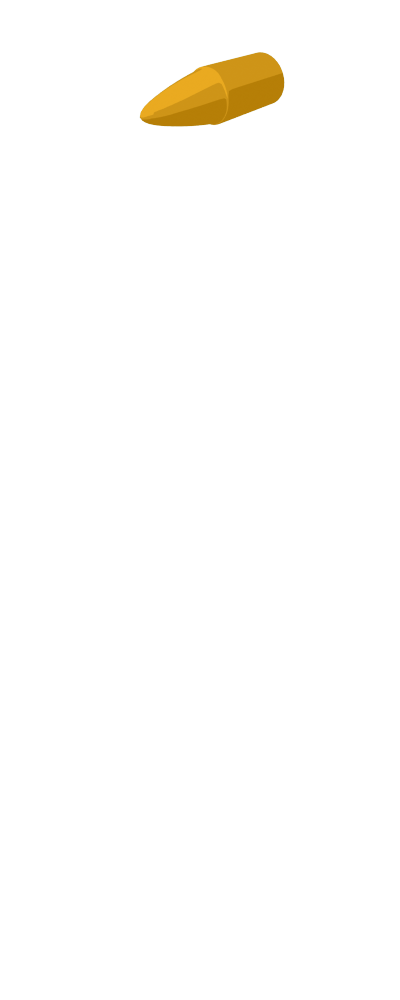
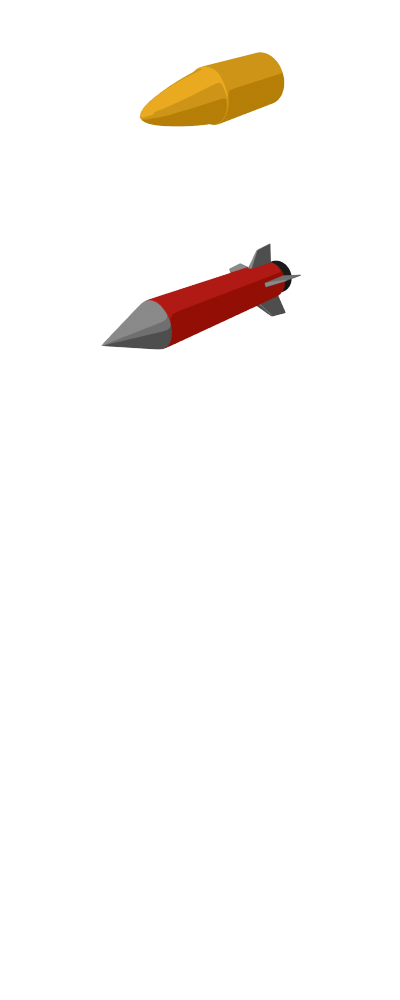
Revision of a layered 400 × 1000 image; what changed, layer by layer:
added layer "missile" above "basicAmmo" over [101, 243, 301, 350]
